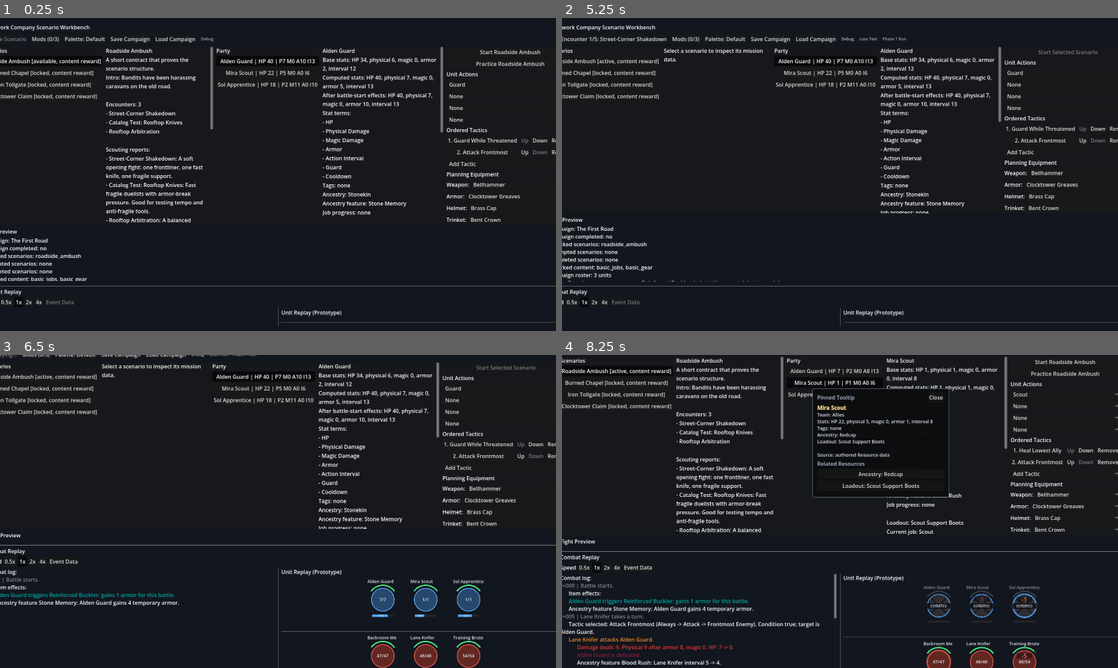
Above: before the commit, frames 1-4 (two rows, left to right).
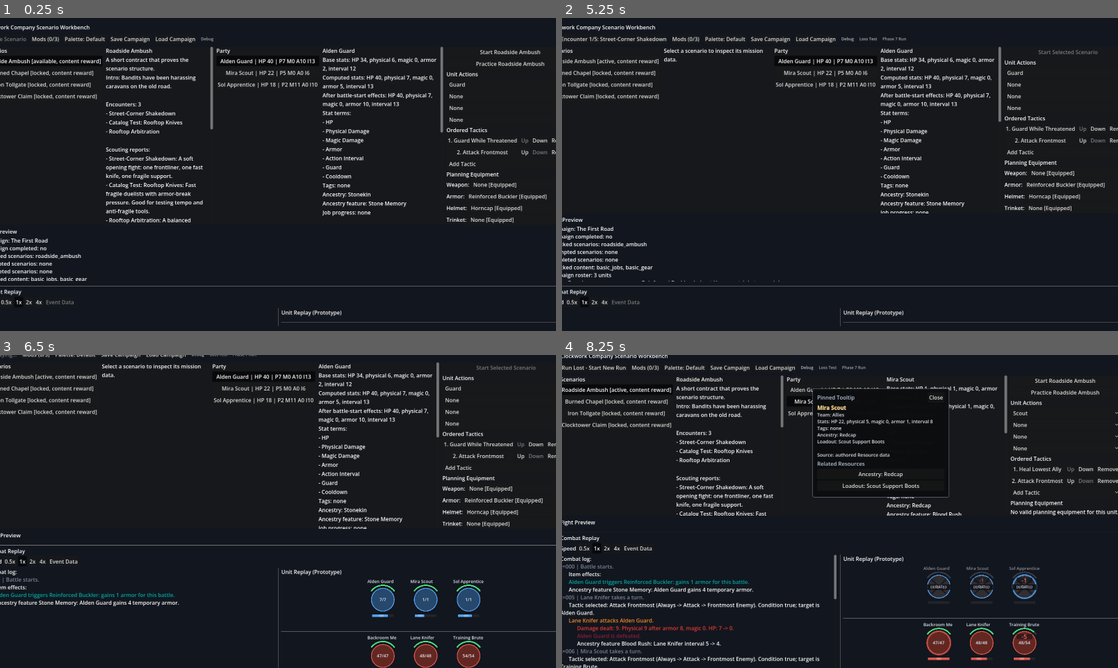
Above: after the commit, the same moments.

Repository: aqvm/clockwork-company
Game: Godot game, scene res://scenes/combat_test_scene.tscn
The game is run twice, just before and just after one commit, with the same random seed, the same clock (stepped at 60 frames per second) and the same inputs.
Inputs:
- Up to frame 1 (0.25 s): no input
- Up to frame 2 (5.25 s): click "Start Roadside Ambush" at 0.5 s; click "Run Encounter 1/3: Street-Cor…" at 1.25 s; click "Mods (0/3)" at 2 s; click "Palette: Default" at 2.75 s; click "Palette: Colorblind" at 3.5 s; click "Debug" at 4.25 s; click "Loss Test" at 5 s
- Up to frame 3 (6.5 s): click "Run Encounter 1/5: Street-Cor…" at 5.75 s
- Up to frame 4 (8.25 s): click "Roadside Ambush [active, cont…" at 6.5 s; click "Alden Guard | HP 40 | P7 M0 A…" at 7.25 s; click "Mira Scout | HP 22 | P5 M0 A0…" at 8 s

The runs differ from the first frame. In frame 1, 0.4% of the frame differs, in the area x 84-99%, y 52-66%; in frame 2, 0.4%; in frame 3, 0.4%; in frame 4, 16%, in the area x 0-100%, y 0-100%.

Commit message:
Use owned gear in campaign planning

Diff:
--- a/clockwork-company/scripts/campaign/campaign_manager.gd
+++ b/clockwork-company/scripts/campaign/campaign_manager.gd
@@ -134,6 +134,14 @@
 	return roster_state.set_tactics(campaign_unit_id, tactics)
 
 
+func planning_item_options(campaign_unit_id: String) -> Array[Dictionary]:
+	return roster_state.planning_item_options(campaign_unit_id)
+
+
+func equip_planning_item(campaign_unit_id: String, slot: String, inventory_index: int) -> bool:
+	return roster_state.equip_planning_item(campaign_unit_id, slot, inventory_index)
+
+
 func status_lines() -> Array[String]:
 	var lines: Array[String] = []
 	if campaign == null:
--- a/clockwork-company/scripts/campaign/campaign_roster_state.gd
+++ b/clockwork-company/scripts/campaign/campaign_roster_state.gd
@@ -206,6 +206,68 @@
 		unit.loadout = UnitLoadoutDefinitionScript.new()
 		unit.loadout.display_name = "%s Campaign Loadout" % unit.display_name
 	unit.loadout.tactics = tactics.duplicate()
+	return true
+
+
+func planning_item_options(campaign_unit_id: String) -> Array[Dictionary]:
+	var options: Array[Dictionary] = []
+	var unit := _find_unit(campaign_unit_id)
+	if unit == null:
+		return options
+	if unit.loadout == null:
+		unit.loadout = UnitLoadoutDefinitionScript.new()
+		unit.loadout.display_name = "%s Campaign Loadout" % unit.display_name
+	for slot in ["Weapon", "Armor", "Helmet", "Trinket"]:
+		var current_item := _loadout_item(unit.loadout, slot)
+		options.append({
+			"slot": slot,
+			"item": null,
+			"inventory_index": -1,
+			"label": "None%s" % (" [Equipped]" if current_item == null else ""),
+			"equipped": current_item == null,
+		})
+		if current_item != null:
+			options.append({
+				"slot": slot,
+				"item": current_item,
+				"inventory_index": -2,
+				"label": "%s [Equipped]" % current_item.display_name,
+				"equipped": true,
+			})
+		for inventory_index in inventory_items.size():
+			var item := inventory_items[inventory_index]
+			if item.slot == slot and _can_equip_item(unit, item):
+				options.append({
+					"slot": slot,
+					"item": item,
+					"inventory_index": inventory_index,
+					"label": item.display_name,
+					"equipped": false,
+				})
+	return options
+
+
+func equip_planning_item(campaign_unit_id: String, slot: String, inventory_index: int) -> bool:
+	var unit := _find_unit(campaign_unit_id)
+	if unit == null or not ["Weapon", "Armor", "Helmet", "Trinket"].has(slot):
+		return false
+	if unit.loadout == null:
+		unit.loadout = UnitLoadoutDefinitionScript.new()
+		unit.loadout.display_name = "%s Campaign Loadout" % unit.display_name
+	if inventory_index == -2:
+		return true
+	var selected_item: ItemDefinition = null
+	if inventory_index >= 0:
+		if inventory_index >= inventory_items.size():
+			return false
+		selected_item = inventory_items[inventory_index]
+		if selected_item.slot != slot or not _can_equip_item(unit, selected_item):
+			return false
+		inventory_items.remove_at(inventory_index)
+	var replaced_item := _loadout_item(unit.loadout, slot)
+	_set_loadout_item(unit.loadout, slot, selected_item)
+	if replaced_item != null:
+		inventory_items.append(replaced_item)
 	return true
 
 
--- a/clockwork-company/scripts/ui/combat_test_scene.gd
+++ b/clockwork-company/scripts/ui/combat_test_scene.gd
@@ -47,7 +47,6 @@
 var selected_scenario: Resource = null
 var selected_unit_name := ""
 var planning_party: Array[UnitDefinition] = []
-var available_items: Array[ItemDefinition] = []
 
 
 func _ready() -> void:
@@ -72,7 +71,6 @@
 	_setup_run_controls()
 	_setup_planning_panel()
 	_setup_tooltip_presenter()
-	_load_item_catalog()
 	_start_first_road_campaign()
 
 
@@ -415,23 +413,6 @@
 			planning_party.append(definition)
 	if selected_unit_name.is_empty() and not planning_party.is_empty():
 		selected_unit_name = planning_party[0].display_name
-
-
-func _load_item_catalog() -> void:
-	available_items.clear()
-	var directory := DirAccess.open("res://resources/items")
-	if directory == null:
-		return
-	directory.list_dir_begin()
-	var file_name := directory.get_next()
-	while not file_name.is_empty():
-		if not directory.current_is_dir() and file_name.ends_with(".tres"):
-			var item = load("res://resources/items/%s" % file_name)
-			if item is ItemDefinition:
-				available_items.append(item)
-		file_name = directory.get_next()
-	directory.list_dir_end()
-	available_items.sort_custom(func(a, b): return a.display_name < b.display_name)
 
 
 func _load_planning_party_from_run() -> void:
@@ -687,36 +668,20 @@
 
 
 func _planning_item_options(unit: UnitDefinition) -> Array:
-	var options := []
+	if campaign_manager == null or unit == null or _has_active_scenario_run():
+		return []
+	return campaign_manager.planning_item_options(_campaign_unit_id(unit))
+
+
+func _on_planning_item_requested(option: Dictionary) -> void:
+	if campaign_manager == null or _has_active_scenario_run():
+		return
+	var unit := _find_planning_unit(selected_unit_name)
 	if unit == null:
-		return options
-	var loadout = _ensure_planning_loadout(unit)
-	for item: ItemDefinition in available_items:
-		if not _item_allowed_for_planning_unit(unit, item):
-			continue
-		var current_item = _current_slot_item(loadout, item.slot)
-		options.append({
-			"slot": item.slot,
-			"item": item,
-			"label": "%s%s" % [item.display_name, " [Equipped]" if item == current_item else ""],
-			"equipped": item == current_item,
-		})
-	return options
-
-
-func _on_planning_item_requested(slot: String, item: ItemDefinition) -> void:
-	if _has_active_scenario_run():
-		return
-	var unit := _find_planning_unit(selected_unit_name)
-	if unit == null or item == null:
-		return
-	if item.slot != slot or not _item_allowed_for_planning_unit(unit, item):
-		return
-	var loadout = _ensure_planning_loadout(unit)
-	_set_slot_item(loadout, slot, item)
-	if campaign_manager != null:
-		campaign_manager.commit_planning_roster(planning_party)
-	_refresh_planning_panel()
+		return
+	if campaign_manager.equip_planning_item(_campaign_unit_id(unit), String(option.get("slot", "")), int(option.get("inventory_index", -1))):
+		_load_planning_party()
+		_refresh_planning_panel()
 
 
 func _ensure_planning_loadout(unit: UnitDefinition):
@@ -724,36 +689,6 @@
 		unit.loadout = UnitLoadoutDefinitionScript.new()
 		unit.loadout.display_name = "%s Planning Loadout" % unit.display_name
 	return unit.loadout
-
-
-func _current_slot_item(loadout, slot: String):
-	if slot == "Weapon":
-		return loadout.weapon
-	if slot == "Armor":
-		return loadout.armor
-	if slot == "Helmet":
-		return loadout.helmet
-	if slot == "Trinket":
-		return loadout.trinket
-	return null
-
-
-func _set_slot_item(loadout, slot: String, item: ItemDefinition) -> void:
-	if slot == "Weapon":
-		loadout.weapon = item
-	elif slot == "Armor":
-		loadout.armor = item
-	elif slot == "Helmet":
-		loadout.helmet = item
-	elif slot == "Trinket":
-		loadout.trinket = item
-
-
-func _item_allowed_for_planning_unit(unit: UnitDefinition, item: ItemDefinition) -> bool:
-	if item == null:
-		return false
-	var property_name := "forbid_%s" % item.slot.to_lower()
-	return not ((unit.loadout != null and unit.loadout.current_job != null and bool(unit.loadout.current_job.get(property_name))) or (unit.ancestry != null and bool(unit.ancestry.get(property_name))))
 
 
 func _find_planning_unit(unit_name: String) -> UnitDefinition:
--- a/clockwork-company/scripts/ui/planning_workbench_panel.gd
+++ b/clockwork-company/scripts/ui/planning_workbench_panel.gd
@@ -5,7 +5,7 @@
 signal start_scenario_requested
 signal practice_scenario_requested
 signal unit_selected(unit_name: String)
-signal planning_item_requested(slot: String, item: ItemDefinition)
+signal planning_item_requested(option: Dictionary)
 signal equip_option_requested(index: int)
 signal unlock_choice_requested(choice: String)
 signal planning_job_requested(job: JobDefinition)
@@ -33,7 +33,7 @@
 	_forward_tooltip_signals(unit_detail_panel)
 	unit_action_panel.connect("start_scenario_requested", func(): start_scenario_requested.emit())
 	unit_action_panel.connect("practice_scenario_requested", func(): practice_scenario_requested.emit())
-	unit_action_panel.connect("planning_item_requested", func(slot, item): planning_item_requested.emit(slot, item))
+	unit_action_panel.connect("planning_item_requested", func(option): planning_item_requested.emit(option))
 	unit_action_panel.connect("equip_option_requested", func(index): equip_option_requested.emit(index))
 	unit_action_panel.connect("unlock_choice_requested", func(choice): unlock_choice_requested.emit(choice))
 	unit_action_panel.connect("planning_job_requested", func(job): planning_job_requested.emit(job))
--- a/clockwork-company/scripts/ui/unit_action_panel.gd
+++ b/clockwork-company/scripts/ui/unit_action_panel.gd
@@ -3,7 +3,7 @@
 
 signal start_scenario_requested
 signal practice_scenario_requested
-signal planning_item_requested(slot: String, item: ItemDefinition)
+signal planning_item_requested(option: Dictionary)
 signal equip_option_requested(option_index: int)
 signal unlock_choice_requested(choice: String)
 signal planning_job_requested(job: JobDefinition)
@@ -252,9 +252,10 @@
 		if bool(option.get("equipped", false)):
 			selected_index = index
 	selector.select(selected_index)
-	var selected_item: ItemDefinition = slot_options[selected_index]["item"]
-	_bind_resource_tooltip(selector, selected_item)
-	selector.item_selected.connect(_on_planning_item_option_selected.bind(slot, slot_options))
+	var selected_item = slot_options[selected_index]["item"]
+	if selected_item != null:
+		_bind_resource_tooltip(selector, selected_item)
+	selector.item_selected.connect(_on_planning_item_option_selected.bind(slot_options))
 
 
 func _show_equipment_options(selected_unit_name: String, equip_options: Array) -> void:
@@ -284,11 +285,10 @@
 	practice_scenario_requested.emit()
 
 
-func _on_planning_item_option_selected(selected_index: int, slot: String, slot_options: Array) -> void:
+func _on_planning_item_option_selected(selected_index: int, slot_options: Array) -> void:
 	if selected_index < 0 or selected_index >= slot_options.size():
 		return
-	var item: ItemDefinition = slot_options[selected_index]["item"]
-	planning_item_requested.emit(slot, item)
+	planning_item_requested.emit(slot_options[selected_index])
 
 
 func _on_equip_button_pressed(option_index: int) -> void:
Not shown, changed: ARCHITECTURE.md
Not shown, changed: DESIGN_NOTES.md
Not shown, changed: LEARNING_LOG.md
Not shown, changed: TODO.md
